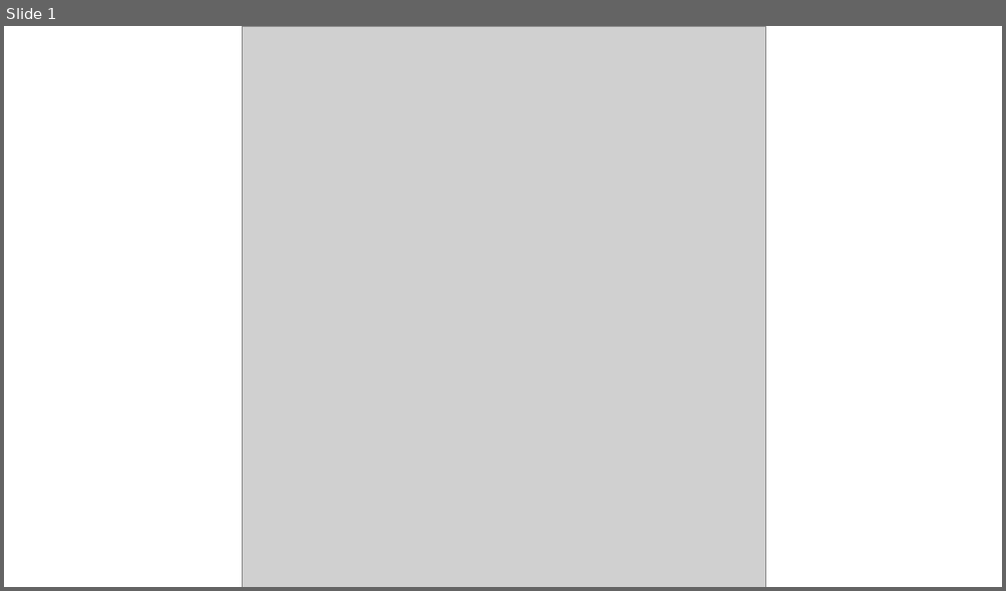
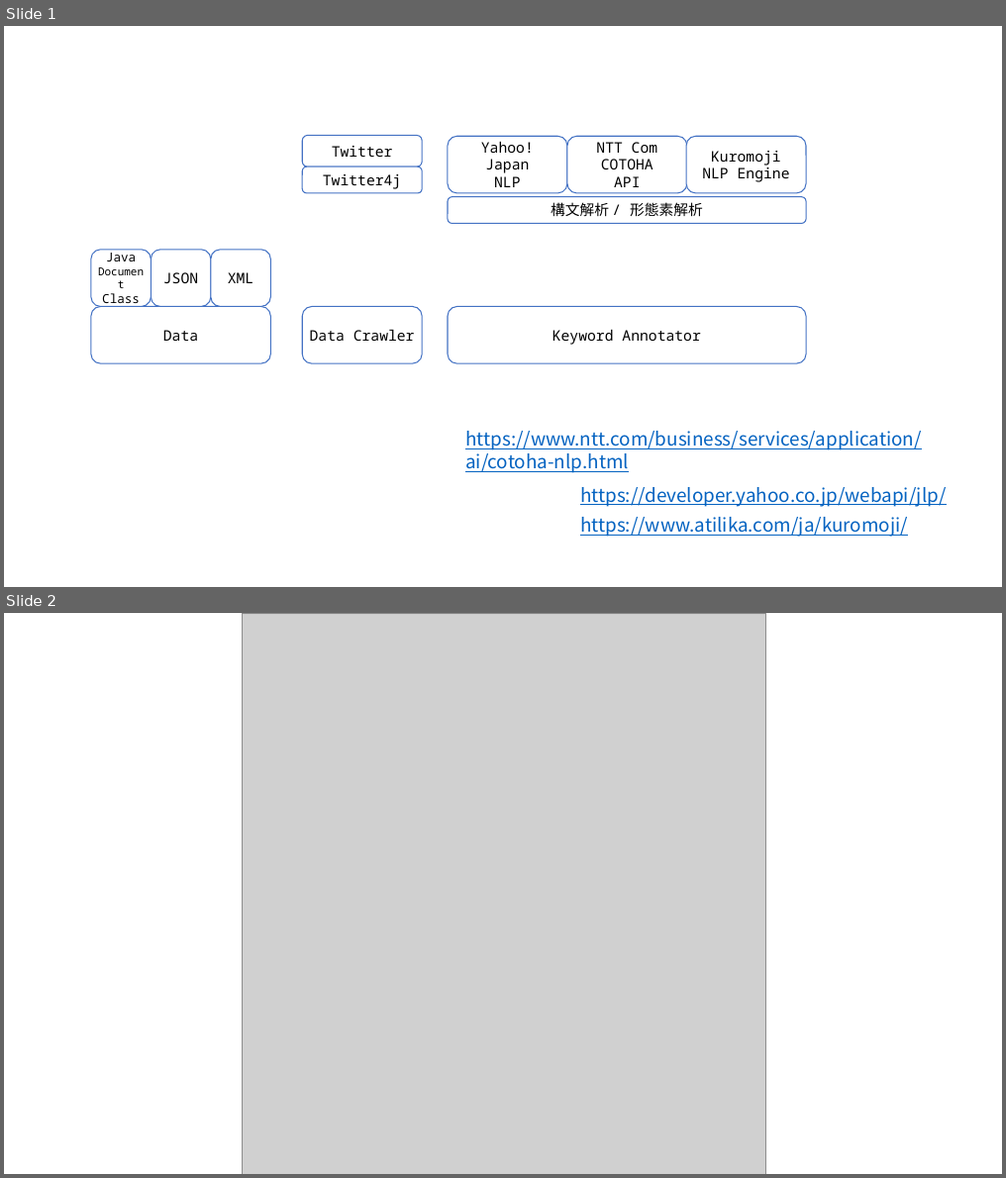
Before and after one commit to oyahiroki/nlp4j, a slide deck: nlp4j/resources/NLP4J.pptx. Shown one above the other, each under a label of ours: slide 1 before the commit, slides 1 and 2 after it. The pictures are 1006x591 and 1006x1178 pixels, drawn with LibreOffice and Linux fonts; fonts in the diff are those of the drawing; grey boxes stand for pictures. Boxes give left, top, right and bottom in pixels: in the first picture for what was removed or moved away, otherwise in the second. Text is boxed around its words. In the diff, an @@ line names an element or a change of style, - is before the commit and + after.

```diff
--- a/nlp4j/resources/NLP4J.pptx
+++ b/nlp4j/resources/NLP4J.pptx
@@ slide 1 added at (4,26,1002,587), background #FFFFFF @@
@@ rounded rectangle added at (303,135,423,167), fill #FFFFFF, outline #4472C4 1 pt, 14 pt, text #000000 @@
+Twitter
@@ rounded rectangle added at (448,136,567,193), fill #FFFFFF, outline #4472C4 1 pt, 14 pt, text #000000 @@
+Yahoo!
+Japan
+NLP
@@ rounded rectangle added at (567,136,687,193), fill #FFFFFF, outline #4472C4 1 pt, 14 pt, text #000000 @@
+NTT Com
+COTOHA
+API
@@ rounded rectangle added at (687,136,807,193), fill #FFFFFF, outline #4472C4 1 pt, 14 pt, text #000000 @@
+Kuromoji
+NLP Engine
@@ rounded rectangle added at (303,167,423,193), fill #FFFFFF, outline #4472C4 1 pt, 14 pt, text #000000 @@
+Twitter4j
@@ rounded rectangle added at (448,197,807,224), fill #FFFFFF, outline #4472C4 1 pt, 14 pt, text #000000 @@
+構文解析 / 形態素解析
@@ rounded rectangle added at (91,250,151,307), fill #FFFFFF, outline #4472C4 1 pt, 12 pt, text #000000 @@
+Java
+Document
+Class
@@ rounded rectangle added at (151,250,211,307), fill #FFFFFF, outline #4472C4 1 pt, 14 pt, text #000000 @@
+JSON
@@ rounded rectangle added at (211,250,270,307), fill #FFFFFF, outline #4472C4 1 pt, 14 pt, text #000000 @@
+XML
@@ rounded rectangle added at (91,307,270,364), fill #FFFFFF, outline #4472C4 1 pt, 14 pt, text #000000 @@
+Data
@@ rounded rectangle added at (303,307,423,364), fill #FFFFFF, outline #4472C4 1 pt, 14 pt, text #000000 @@
+Data Crawler
@@ rounded rectangle added at (448,307,807,364), fill #FFFFFF, outline #4472C4 1 pt, 14 pt, text #000000 @@
+Keyword Annotator
@@ text added at (465,431,922,473), 18 pt, text #0563C1, underline @@
+https://www.ntt.com/business/services/application/ai/cotoha-nlp.html
@@ text added at (580,487,945,507), 18 pt, text #0563C1, underline @@
+https://developer.yahoo.co.jp/webapi/jlp/
@@ text added at (580,517,908,537), 18 pt, text #0563C1, underline @@
+https://www.atilika.com/ja/kuromoji/
@@ what was slide 1 is now slide 2 @@
```
Also in this commit, not shown: 14 other files.
